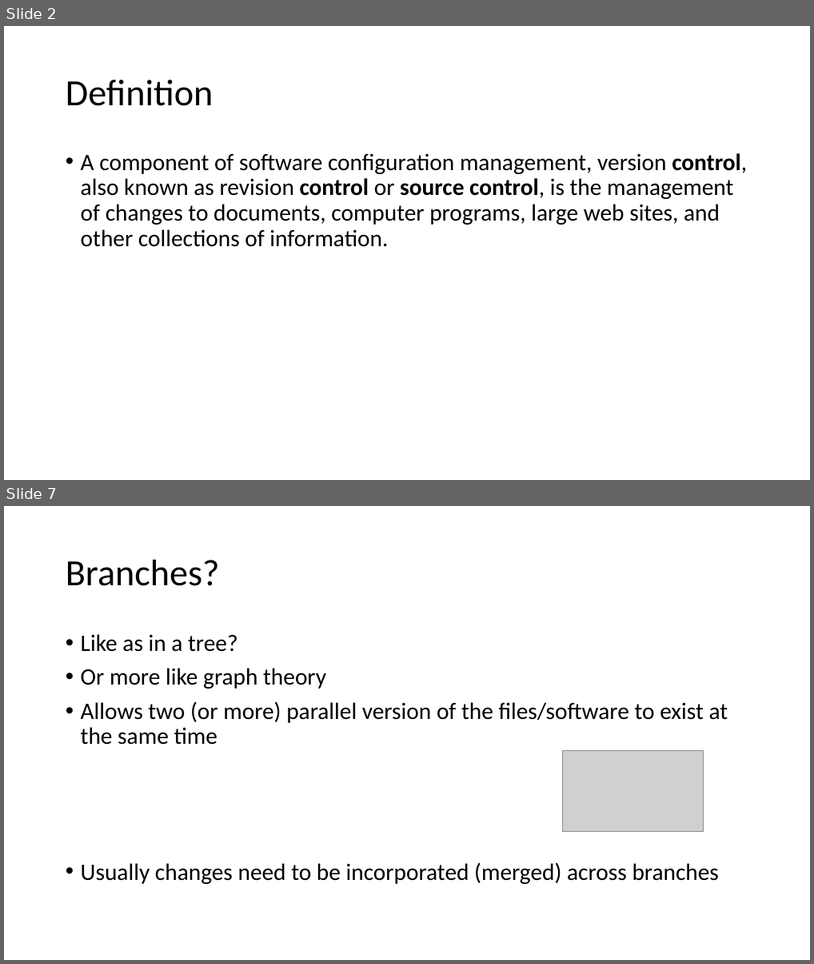
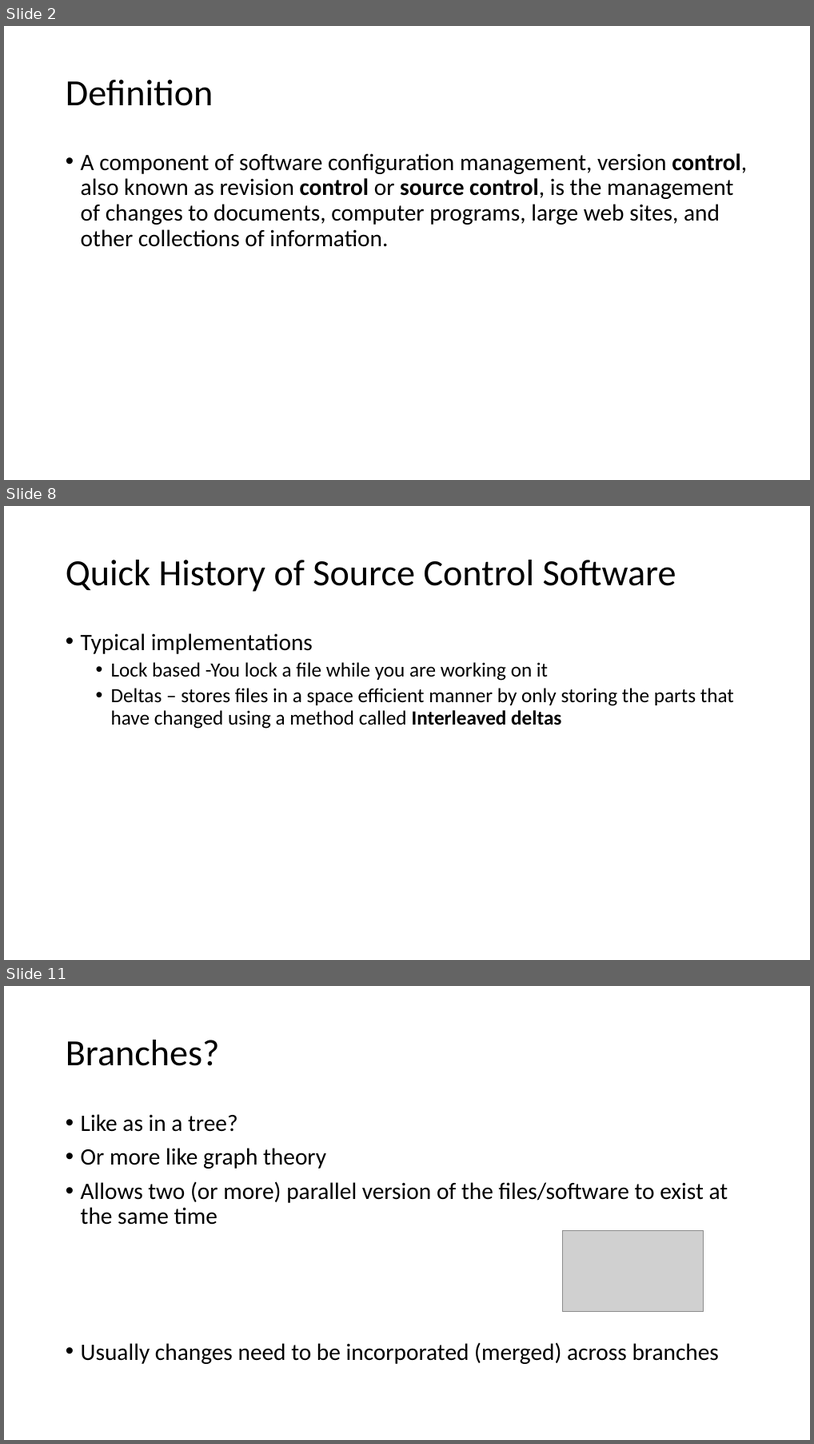
Before and after one commit to milodotnet/bootcamp, a slide deck: SourceControlPresentation.pptx. Shown one above the other, each under a label of ours: slides 2 and 7 before the commit, slides 2, 8 and 11 after it; the slides between them are not shown. The pictures are 814x964 and 814x1444 pixels, drawn with LibreOffice and Linux fonts; fonts in the diff are those of the drawing; grey boxes stand for pictures. Boxes give left, top, right and bottom in pixels: in the first picture for what was removed or moved away, otherwise in the second. Text is boxed around its words. In the diff, an @@ line names an element or a change of style, - is before the commit and + after.

Commit message:
refactor some of the content in the history section

```diff
--- a/SourceControlPresentation.pptx
+++ b/SourceControlPresentation.pptx
@@ slide 8 added at (4, 506, 810, 960), background #FFFFFF @@
@@ title added at (66, 560, 677, 592), 44 pt, text #000000 @@
+Quick History of Source Control Software
@@ text added at (81, 633, 734, 728), 24 pt, text #000000 @@
+• Typical implementations
+  • Lock based -You lock a file while you are working on it
+  • Deltas – stores files in a space efficient manner by only storing the parts that have changed using a method called Interleaved deltas
@@ what was slide 7 is now slide 11 @@
```
Also in this commit, not shown: 4 slides changed, 3 other slides added.
